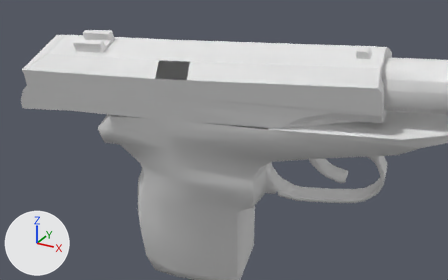
Before and after pictures for a commit that changed the OBJ model Vertex_Animation_Compiler/Assets/Makarov_Pistol_Reload192.obj.
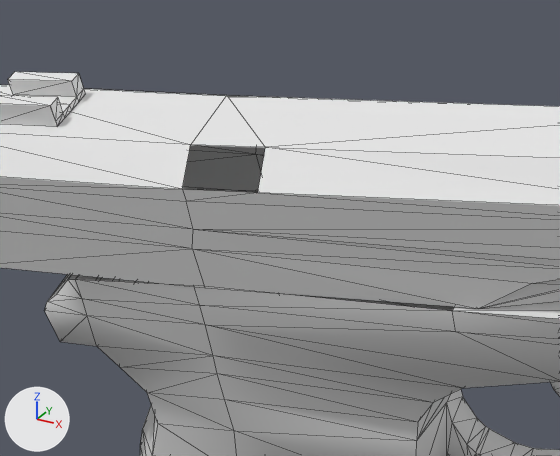
Each version is shown whole from a 50 mm lens placed at (0.4745, -0.3069, 0.0208), pointed at (0.3799, -0.1348, -0.0653), then close up on the part from 18% to 70% of the width and 0% to 68% of the height. Arrows for +X, +Y and +Z are at lower left; the lights stay in place. The close-ups show mesh edges as thin lines. Where no turn or scale is listed for an object, it has been applied to the vertices.

In view in the first close-up: 'Rest_of_the_gun_Sphere', 'Top_Slider_Sphere.001'.
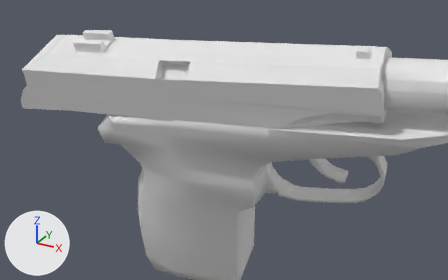
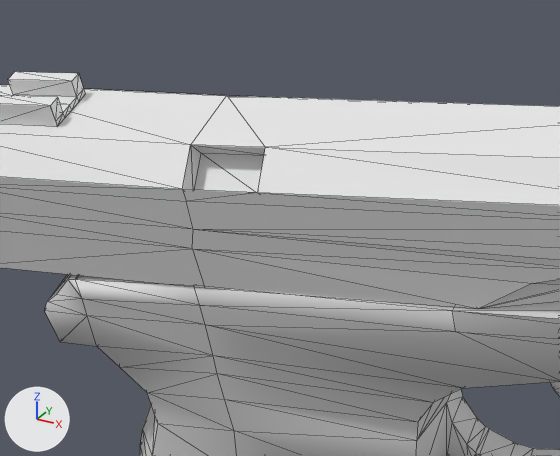
Where the change shows, as pixel boxes (x1, y1, x2, y2) in the close-ups (560 x 456 px):
part 1 of me_rest_of_the_gun_sphere, added: after (68, 275, 454, 311)
part 2 of me_top_slider_sphere_001, added: after (182, 145, 265, 193)

Patch to the scene script:
```diff
--- a/Vertex_Animation_Compiler/Assets/Makarov_Pistol_Reload192.obj.py
+++ b/Vertex_Animation_Compiler/Assets/Makarov_Pistol_Reload192.obj.py
@@ me_rest_of_the_gun_sphere @@
 me_rest_of_the_gun_sphere.from_pydata(...)  # 272 vertices, 519 faces; spans x 0.321..0.471, y -0.138..-0.081, z -0.153..-0.032
 # used by ob_rest_of_the_gun_sphere; location = (0.0, 0.0, 0.0)
 # verts and faces of me_rest_of_the_gun_sphere; kept vertices keep their numbers, new ones are numbered from 272
 # before: 164 (0.39, -0.106, -0.053), 166 (0.332, -0.138, -0.065) at pixel (67, 279), 175 (0.333, -0.138, -0.064) at pixel (75, 279), 178 (0.394, -0.13, -0.06) at pixel (452, 310), 179 (0.354, -0.135, -0.062) at pixel (193, 285)
 # before: 180 (0.329, -0.114, -0.057), 181 (0.35, -0.111, -0.055) at pixel (255, 190), 183 (0.328, -0.114, -0.057)
+# me_rest_of_the_gun_sphere part 1
+faces += [(164, 181, 179), (175, 179, 181), (166, 175, 183), (164, 179, 178), (175, 181, 180), (175, 180, 183)]
@@ me_top_slider_sphere_001 @@
 me_top_slider_sphere_001.from_pydata(...)  # 127 vertices, 227 faces; spans x 0.2897..0.431, y -0.1479..-0.1047, z -0.0667..-0.0301
 # used by ob_top_slider_sphere_001; location = (0.0, 0.0, 0.0)
 # verts and faces of me_top_slider_sphere_001; kept vertices keep their numbers, new ones are numbered from 127
 # before: 65 (0.3677, -0.1386, -0.0446) at pixel (257, 192), 68 (0.3561, -0.1403, -0.0454) at pixel (182, 189), 76 (0.3668, -0.1349, -0.0391) at pixel (265, 147), 77 (0.3552, -0.1365, -0.04) at pixel (190, 144)
+# me_top_slider_sphere_001 part 2
+verts[127] = (0.3674, -0.1356, -0.0467)
+verts[128] = (0.3558, -0.1373, -0.0475)
+verts[129] = (0.3666, -0.1319, -0.0412)
+verts[130] = (0.3549, -0.1335, -0.042)  # pixel (201, 153)
+faces += [(65, 128, 68), (127, 129, 130), (76, 77, 129), (65, 129, 127), (77, 128, 130), (65, 127, 128)]
+faces += [(127, 130, 128), (77, 130, 129), (65, 76, 129), (68, 128, 77)]
```
